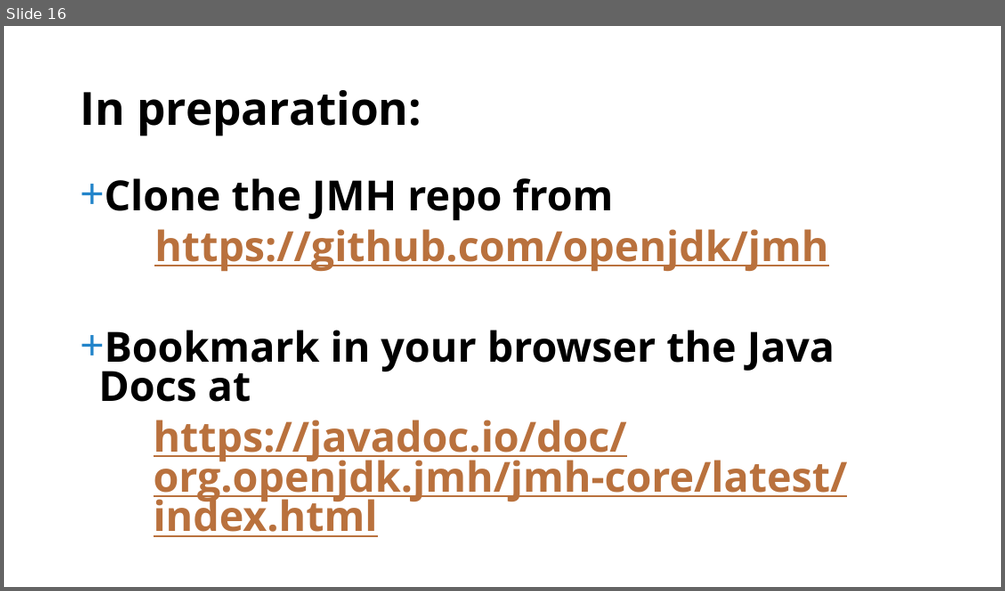
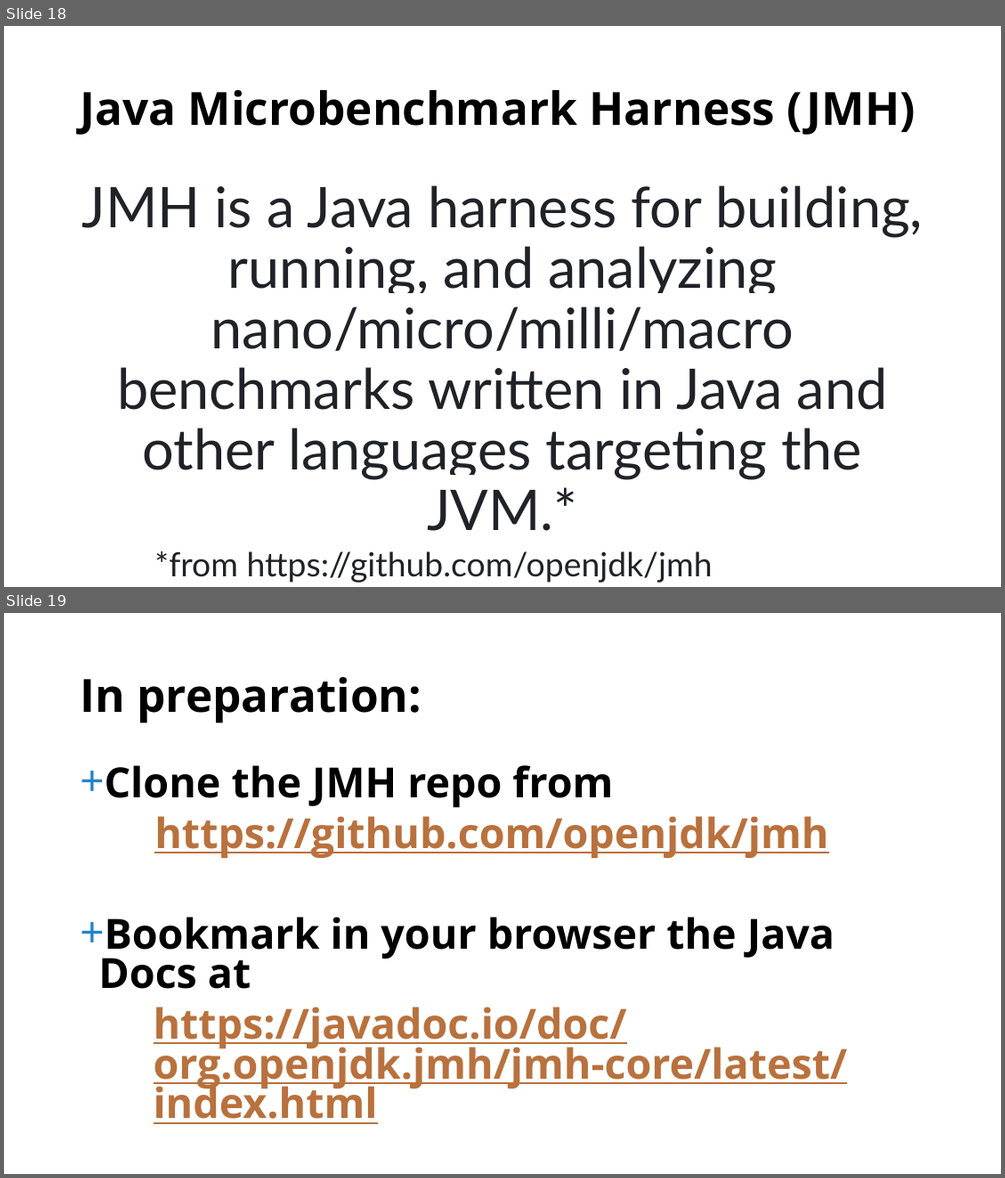
Before and after one commit to omniprof/collectionsperformance_v6, a slide deck: docs/JMH_Slides.pptx. Shown one above the other, each under a label of ours: slide 16 before the commit, slides 18 and 19 after it. The pictures are 1005x591 and 1005x1178 pixels, drawn with LibreOffice and Linux fonts; fonts in the diff are those of the drawing. Boxes give left, top, right and bottom in pixels: in the first picture for what was removed or moved away, otherwise in the second. Text is boxed around its words. In the diff, an @@ line names an element or a change of style, - is before the commit and + after.

```diff
--- a/docs/JMH_Slides.pptx
+++ b/docs/JMH_Slides.pptx
@@ slide 18 added at [4,26,1001,587], background #FFFFFF; not listed: 6 template elements that a slide beside it also shows @@
@@ title added at [80,90,915,135], 44 pt, text #000000, bold @@
+Java Microbenchmark Harness (JMH)
@@ text added at [82,185,922,582], 54 pt, text #1F2328 @@
+JMH is a Java harness for building, running, and analyzing nano/micro/milli/macro benchmarks written in Java and other languages targeting the JVM.*
+    *from https://github.com/openjdk/jmh
@@ what was slide 16 is now slide 19 @@
```
Also in this commit, not shown: 2 slides changed, 2 other slides added.
